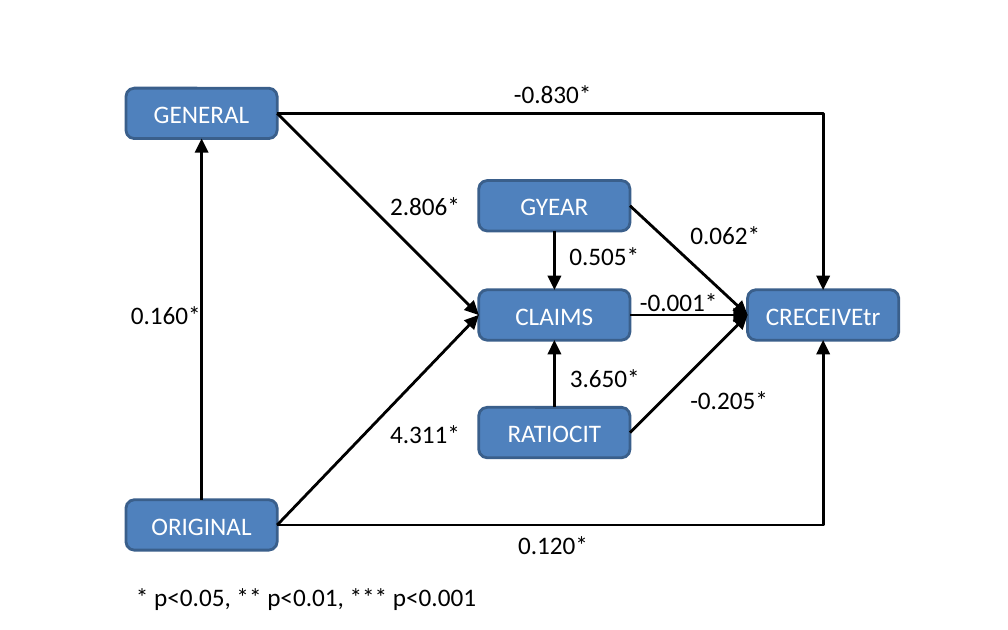
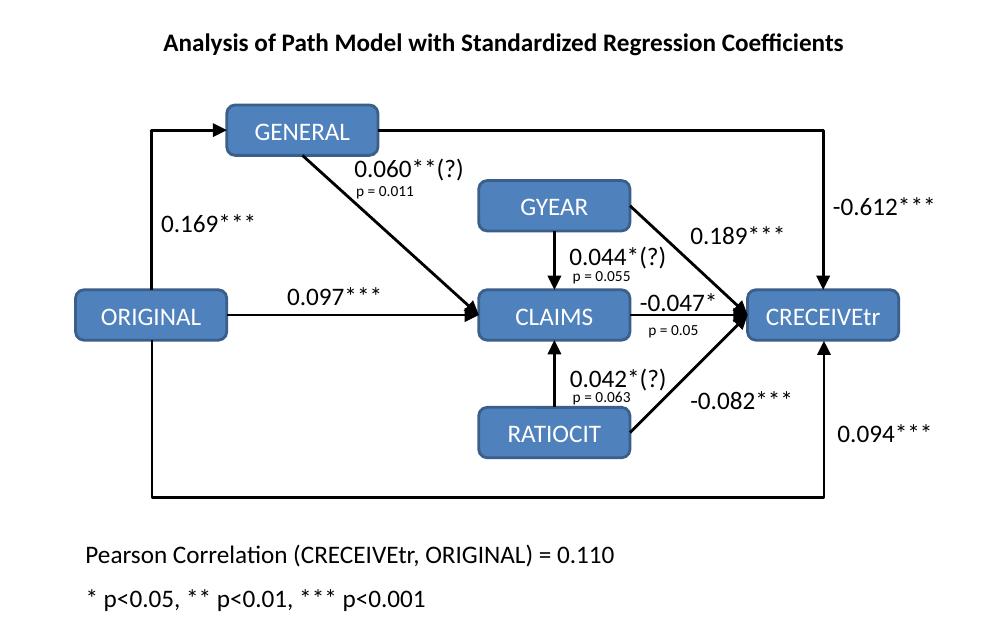
Before and after one commit to SLU-Courses-Townes/SOC6100, a slide deck: slide 2 of Assignments/Assignment03/Docs/Townes_SOC6100_Assignment03_PathModel_Diagram_v00.pptx. Drawn at 1008x630 pixels with LibreOffice and Linux fonts; fonts in the diff are those of the drawing. Boxes give left, top, right and bottom in pixels: in the first picture for what was removed or moved away, otherwise in the second. Text is boxed around its words. In the diff, an @@ line names an element or a change of style, - is before the commit and + after.

Commit message:
Updated Assignment 03 path model

```diff
--- a/Assignments/Assignment03/Docs/Townes_SOC6100_Assignment03_PathModel_Diagram_v00.pptx
+++ b/Assignments/Assignment03/Docs/Townes_SOC6100_Assignment03_PathModel_Diagram_v00.pptx
@@ text added at <box>163,33,844,56</box>, 18 pt, text #000000, bold @@
+Analysis of Path Model with Standardized Regression Coefficients
@@ text removed at <box>514,85,592,103</box> @@
--0.830*
@@ rounded rectangle "GENERAL": place and size @@
-rounded rectangle "GENERAL" at <box>126,89,277,139</box>
+rounded rectangle "GENERAL" at <box>227,105,378,155</box>
@@ elbow arrow added from (151, 290) to (227, 130), #000000 2 pt @@
@@ arrow removed from (202, 500) to (202, 139) @@
@@ elbow arrow moved from (277, 113) - (824, 290) to (378, 130) - (824, 290) @@
@@ arrow moved from (277, 113) - (479, 314) to (302, 155) - (479, 314) @@
@@ text added at <box>354,156,463,181</box>, 18 pt, text #000000 @@
+0.060**(?)
@@ text added at <box>356,186,414,199</box>, 11 pt, text #000000 @@
+p = 0.011
@@ text removed at <box>390,197,460,216</box> @@
-2.806*
@@ text added at <box>833,197,936,215</box>, 18 pt, text #000000 @@
+-0.612***
@@ text at <box>161,214,256,232</box>: text changed @@
-0.120*
+0.169***
@@ text at <box>690,226,785,245</box>: text changed @@
-0.062*
+0.189***
@@ text at <box>569,246,666,272</box>: text changed @@
-0.505*
+0.044*(?)
@@ rounded rectangle "ORIGINAL": place and size @@
-rounded rectangle "ORIGINAL" at <box>126,500,277,550</box>
+rounded rectangle "ORIGINAL" at <box>76,290,227,341</box>
@@ text added at <box>287,287,382,305</box>, 18 pt, text #000000 @@
+0.097***
@@ text added at <box>573,271,630,284</box>, 11 pt, text #000000 @@
+p = 0.055
@@ text at <box>640,293,718,316</box>: text changed @@
--0.001*
+-0.047*
@@ text removed at <box>131,304,201,331</box> @@
-0.160*
@@ arrow moved from (277, 525) - (479, 314) to (227, 314) - (479, 314) @@
@@ text added at <box>648,325,698,338</box>, 11 pt, text #000000 @@
+p = 0.05
@@ elbow arrow moved from (277, 525) - (824, 341) to (152, 340) - (824, 341) @@
@@ text at <box>570,368,667,393</box>: text changed @@
-3.650*
+0.042*(?)
@@ text added at <box>573,391,630,407</box>, 11 pt, text #000000 @@
+p = 0.063
@@ text at <box>690,391,793,410</box>: text changed @@
--0.205*
+-0.082***
@@ text removed at <box>390,425,460,443</box> @@
-4.311*
@@ text added at <box>837,424,932,442</box>, 18 pt, text #000000 @@
+0.094***
@@ text added at <box>85,544,614,567</box>, 18 pt, text #000000 @@
+Pearson Correlation (CRECEIVEtr, ORIGINAL) = 0.110
@@ text "* p<0.05, ** p<0.01, *** ...": place and size @@
-text "* p<0.05, ** p<0.01, *** ..." at <box>154,589,476,610</box>
+text "* p<0.05, ** p<0.01, *** ..." at <box>104,590,426,611</box>
```
Also in this commit, not shown: 1 other slide changed.
